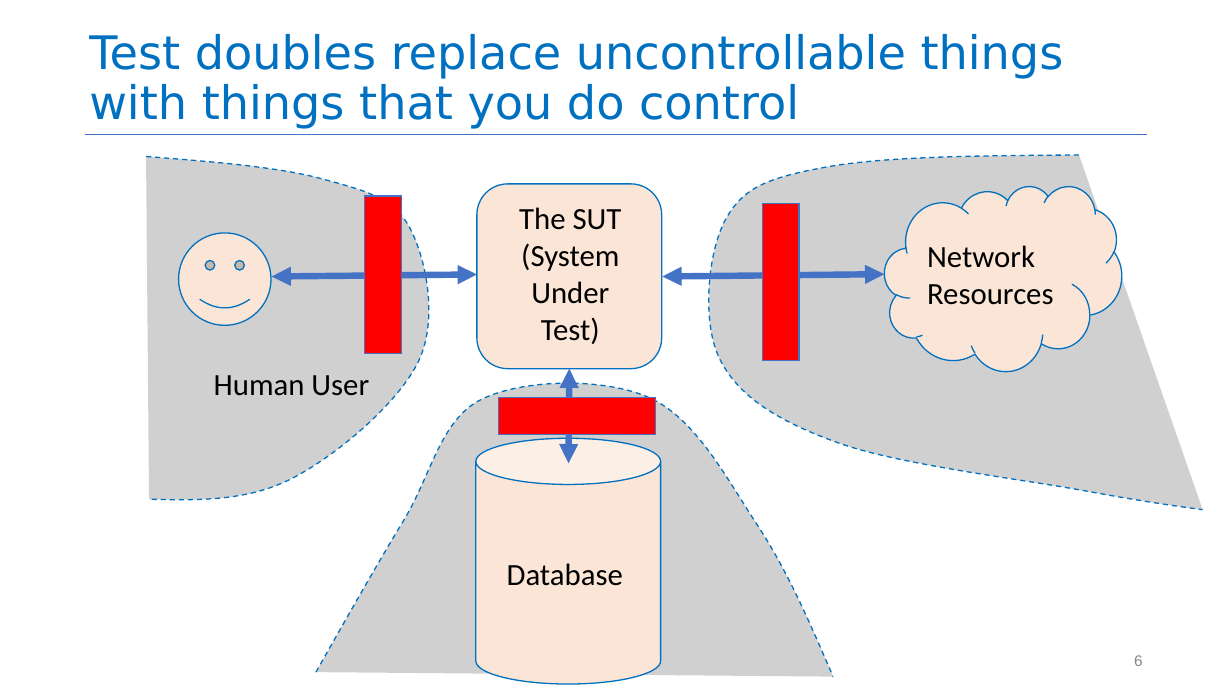
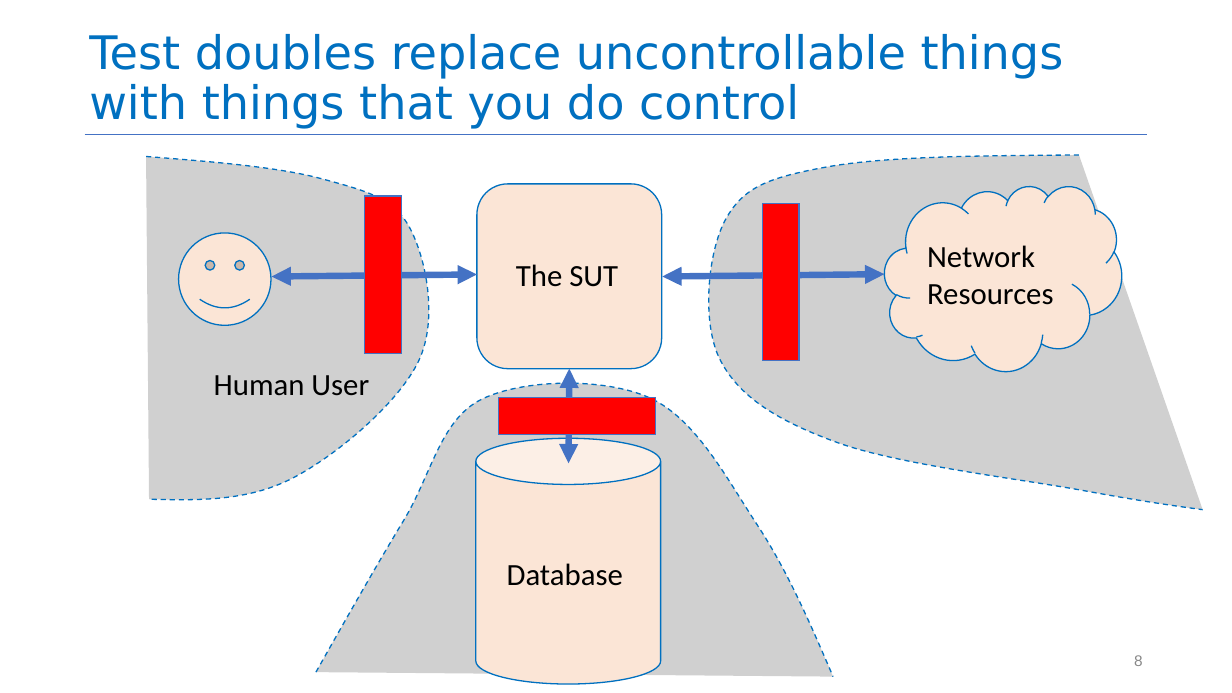
Before and after one commit to neu-se/CS4530-Fall-2026, a slide deck: slide 8 of Slides/Module 10 Testing Larger Things.pptx (slide 6 before the commit). Drawn at 1232x693 pixels with LibreOffice and Linux fonts; fonts in the diff are those of the drawing; grey boxes stand for pictures. Boxes give left, top, right and bottom in pixels: in the first picture for what was removed or moved away, otherwise in the second. Text is boxed around its words. In the diff, an @@ line names an element or a change of style, - is before the commit and + after.

```diff
--- a/Slides/Module 10 Testing Larger Things.pptx
+++ b/Slides/Module 10 Testing Larger Things.pptx
@@ text "The SUT" moved from (x1=519, y1=207, x2=622, y2=344) to (x1=516, y1=264, x2=618, y2=287) @@
@@ text at (x1=521, y1=243, x2=619, y2=344): paragraphs removed @@
-(System
-Under
-Test)
@@ page number at (x1=1134, y1=655, x2=1143, y2=666): text changed @@
-6
+8
```
Also in this commit, not shown: 13 other slides changed, 15 slides added, 9 slides removed, 2 other files.
